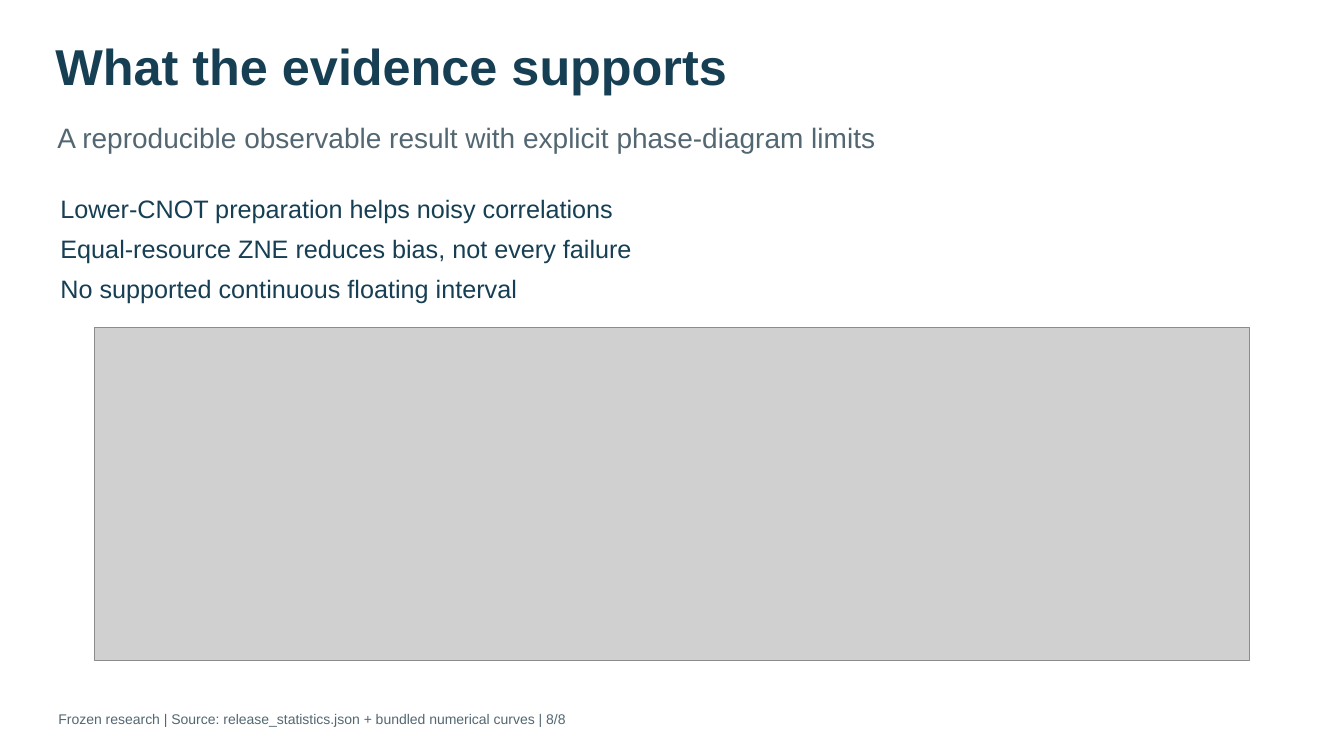
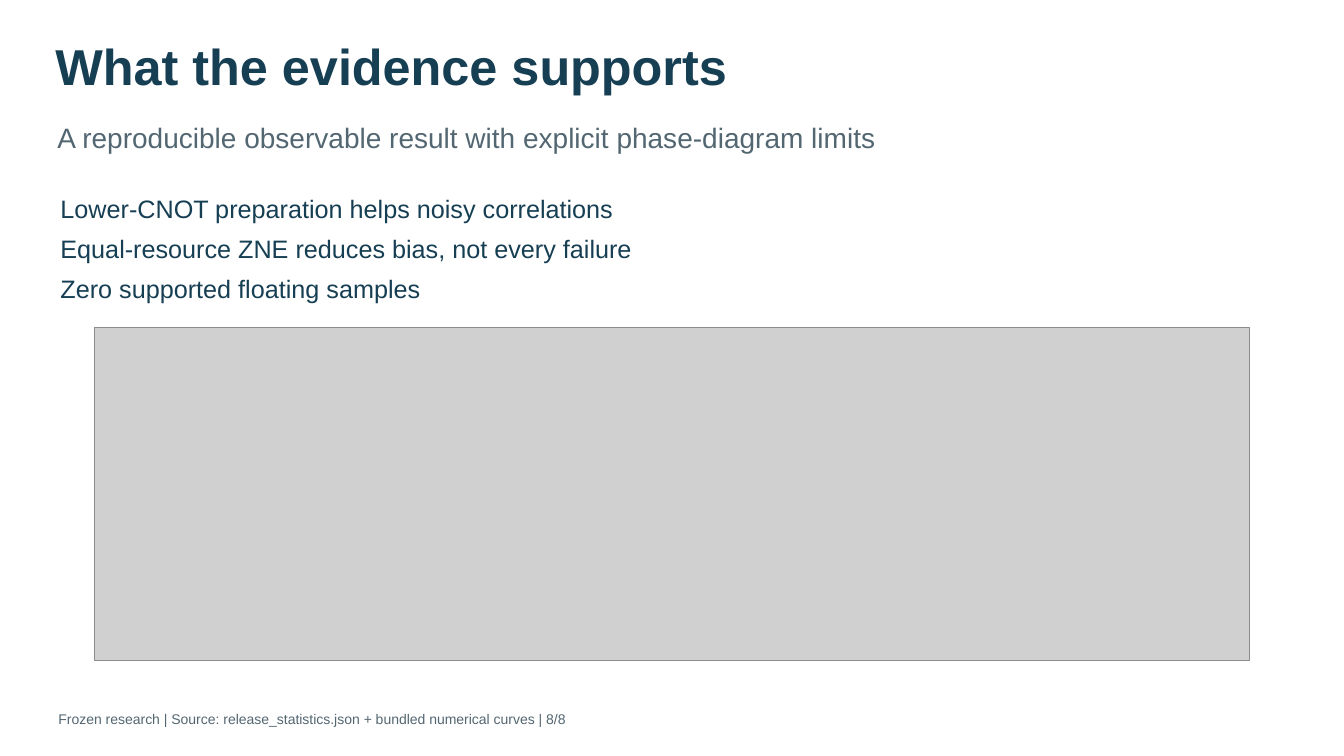
Before and after one commit to sp-zh/qsite-2026-annni-hamster, a slide deck: slide 8 of presentation.pptx. Drawn at 1344x756 pixels with LibreOffice and Linux fonts; fonts in the diff are those of the drawing; grey boxes stand for pictures. Boxes give left, top, right and bottom in pixels: in the first picture for what was removed or moved away, otherwise in the second. Text is boxed around its words. In the diff, an @@ line names an element or a change of style, - is before the commit and + after.

```diff
--- a/presentation.pptx
+++ b/presentation.pptx
@@ text at (x1=60, y1=279, x2=420, y2=304): text changed @@
-No supported continuous floating interval
+Zero supported floating samples
```
Also in this commit, not shown: 2 other slides changed, 59 other files.
